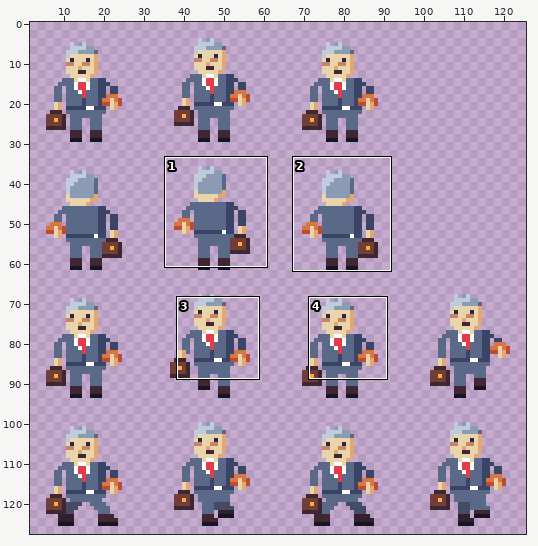
One commit to this pixel-art file: assets/textures/characters/sovittelija_32.aseprite. Above: a wide view before the commit, with the close-up outlined.
Close-up. As it was:
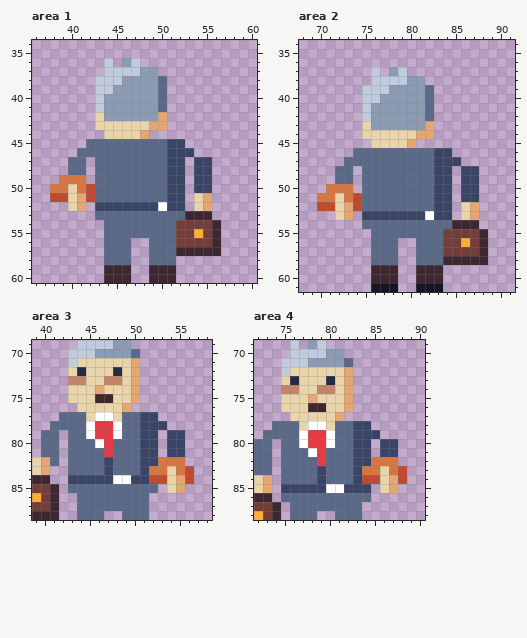
128x128 pixels, 1 frame. Shown: area 1: x 36..60, y 34..60; area 2: x 68..91, y 34..61; area 3: x 39..58, y 69..88; area 4: x 72..90, y 69..88. The wide view leaves out empty margins. The commit also changed other parts of the picture, which this record leaves out.
After:
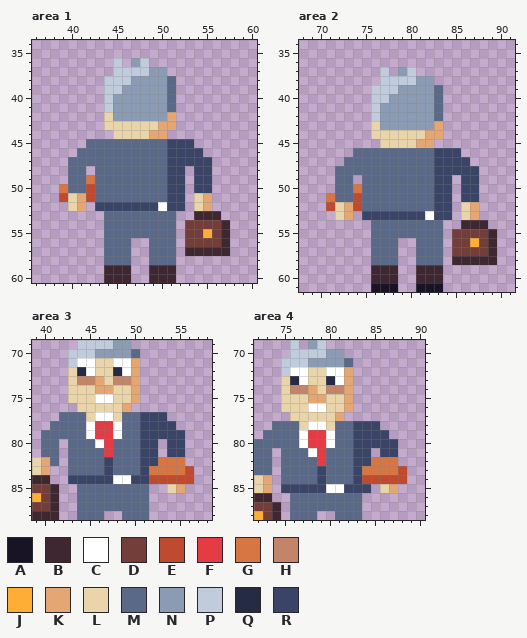
Palette (. is transparent): A #181425  B #3e2731  C #ffffff  D #733e39  E #be4a2f  F #e43b44  G #d77643  H #c28569  J #feae34  K #e4a672  L #ead4aa  M #5a6988  N #8b9bb4  P #c0cbdc  Q #262b44  R #3a4466
The edit:
--- area 1
@@ x 36..60 @@
 35 .........................
-36 ........P.NP.............
-37 ........PPPPNN...........
-38 .......PPPNNNNM..........
-39 .......PPNNNNNM..........
-40 .......PNNNNNNM..........
-41 .......PNNNNNNM..........
-42 .......LNNNNNNK..........
-43 .......LLLLLLKK..........
-44 ........LLLLK............
-45 ......MMMMMMMMMRR........
-46 .....MMMMMMMMMMRRR.......
-47 ....MM.MMMMMMMMRR.RR.....
+36 .........P.NP............
+37 .........PPPPNN..........
+38 ........PPPNNNNM.........
+39 ........PPNNNNNM.........
+40 ........PNNNNNNM.........
+41 ........PNNNNNNM.........
+42 ........LNNNNNNK.........
+43 ........LLLLLLKK.........
+44 .........LLLLKK..........
+45 ......MMMMMMMMMRRR.......
+46 .....MMMMMMMMMMRRRR......
+47 ....MMMMMMMMMMMRRRRR.....
 48 ....MM.MMMMMMMMRR.RR.....
-49 ...GGG.MMMMMMMMRR.RR.....
-50 ..GGLGEMMMMMMMMRR.RR.....
-51 ..EELKEMMMMMMMMRR.LK.....
+49 ....MMGMMMMMMMMRR.RR.....
+50 ...GMMEMMMMMMMMRR.RR.....
+51 ...ELKEMMMMMMMMRR.LK.....
 52 ....LK.RRRRRRRCRR.LK.....
-53 .......MMMMMMMMMMBBB.....
-54 ........MMMMMMMMDDDDB....
-55 ........MMMMMMMMDDJDB....
-56 ........MMM..MMMDDDDB....
-57 ........MMM..MMMBBBBB....
+53 ........MMMMMMMM..BBB....
+54 ........MMMMMMMM.DDDDB...
+55 ........MMMMMMMM.DDJDB...
+56 ........MMM..MMM.DDDDB...
+57 ........MMM..MMM.BBBBB...
 58 ........MMM..MMM.........
--- area 2
@@ x 68..91 @@
 36 ........................
-37 ........P.NP............
-38 ........PPPPNN..........
-39 .......PPPNNNNM.........
-40 .......PPNNNNNM.........
-41 .......PNNNNNNM.........
-42 .......PNNNNNNM.........
-43 .......LNNNNNNK.........
-44 .......LLLLLLKK.........
-45 ........LLLLK...........
-46 ......MMMMMMMMMRR.......
-47 .....MMMMMMMMMMRRR......
-48 ....MM.MMMMMMMMRR.RR....
+37 .........P.NP...........
+38 .........PPPPNN.........
+39 ........PPPNNNNM........
+40 ........PPNNNNNM........
+41 ........PNNNNNNM........
+42 ........PNNNNNNM........
+43 ........LNNNNNNK........
+44 ........LLLLLLKK........
+45 .........LLLLKK.........
+46 ......MMMMMMMMMRRR......
+47 .....MMMMMMMMMMRRRR.....
+48 ....MMMMMMMMMMMRRRRR....
 49 ....MM.MMMMMMMMRR.RR....
-50 ...GGG.MMMMMMMMRR.RR....
-51 ..GGLGEMMMMMMMMRR.RR....
-52 ..EELKEMMMMMMMMRR.LK....
+50 ....MMGMMMMMMMMRR.RR....
+51 ...GMMEMMMMMMMMRR.RR....
+52 ...ELKEMMMMMMMMRR.LK....
 53 ....LK.RRRRRRRCRR.LK....
-54 .......MMMMMMMMMMBBB....
-55 ........MMMMMMMMDDDDB...
-56 ........MMM..MMMDDJDB...
-57 ........MMM..MMMDDDDB...
-58 ........MMM..MMMBBBBB...
+54 ........MMMMMMMM..BBB...
+55 ........MMMMMMMM.DDDDB..
+56 ........MMM..MMM.DDJDB..
+57 ........MMM..MMM.DDDDB..
+58 ........MMM..MMM.BBBBB..
 59 ........BBB..BBB........
--- area 3
@@ x 39..58 @@
 70 ....PPPNNNNM........
-71 ....PLLLLLLK........
-72 ....LQLLLQLK........
-73 ....HHLLHHLK........
-74 ....LLLKLLLK........
-75 ....LLLBBLLK........
+71 ....PCCLLCCK........
+72 ....LQCLLQCK........
+73 ....LHHKLHHK........
+74 ....LLLKKLLK........
+75 ....LLLCCLLK........
 76 .....LLLLLK.........
-77 ...MMMLCCLMMRR......
-78 ..MMMMCFFCMMRRR.....
-79 .MM.MMCFFCMMRR.RR...
+77 ...MMMLCCLMMRRR.....
+78 ..MMMMCFFCMMRRRR....
+79 .MMMMMCFFCMMRRRRR...
 80 .MM.MMMCFMMMRR.RR...
@@ x 39..58 @@
 82 LKM.MMMMRMMMRRGGG...
-83 LK..MMMMRMMMRGGLGE..
-84 BB..RRRRRCCRREELKE..
-85 DDB.MMMMMMMMMM.LK...
+83 LK..MMMMRMMMRGGGGE..
+84 BB..RRRRRCCRREEEEE..
+85 DDB..MMMMMMMM..LK...
 86 JDB..MMMMMMMM.......
--- area 4
@@ x 72..90 @@
 71 ...PPPNNNNM........
-72 ...PLLLLLLK........
-73 ...LQLLLQLK........
-74 ...HHLLHHLK........
-75 ...LLLKLLLK........
-76 ...LLLBBLLK........
+72 ...PCCLLCCK........
+73 ...LQCLLQCK........
+74 ...LHHKLHHK........
+75 ...LLLKKLLK........
+76 ...LLLCCLLK........
 77 ....LLLLLK.........
-78 ..MMMLCCLMMRR......
-79 .MMMMCFFCMMRRR.....
-80 MM.MMCFFCMMRR.RR...
+78 ..MMMLCCLMMRRR.....
+79 .MMMMCFFCMMRRRR....
+80 MMMMMCFFCMMRRRRR...
 81 MM.MMMCFMMMRR.RR...
 82 MM.MMMMFMMMRRGGG...
-83 MM.MMMMRMMMRGGLGE..
-84 LK.MMMMRMMMREELKE..
+83 MM.MMMMRMMMRGGGGE..
+84 LK.MMMMRMMMREEEEE..
 85 LK.RRRRRCCRRR.LK...
-86 BB.MMMMMMMMMM......
+86 BB..MMMMMMMM.......
 87 DDB.MMMMMMMM.......
Changed places in both close-ups, as pixel boxes (x1, y1, x2, y2):
changed: (50, 58, 230, 256)
changed: (317, 67, 497, 265)
changed: (59, 358, 185, 493)
changed: (281, 367, 344, 412)
changed: (362, 421, 398, 502)
added: (272, 439, 281, 448)
erased: (281, 493, 290, 502)
